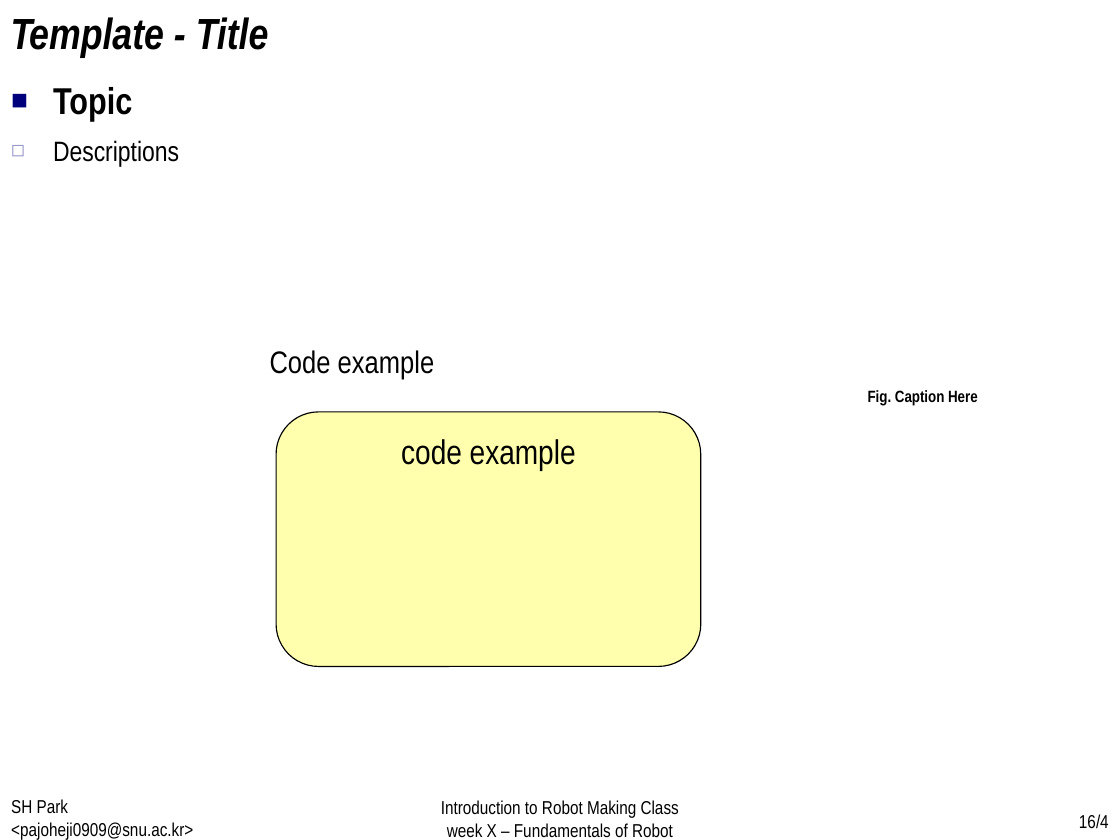
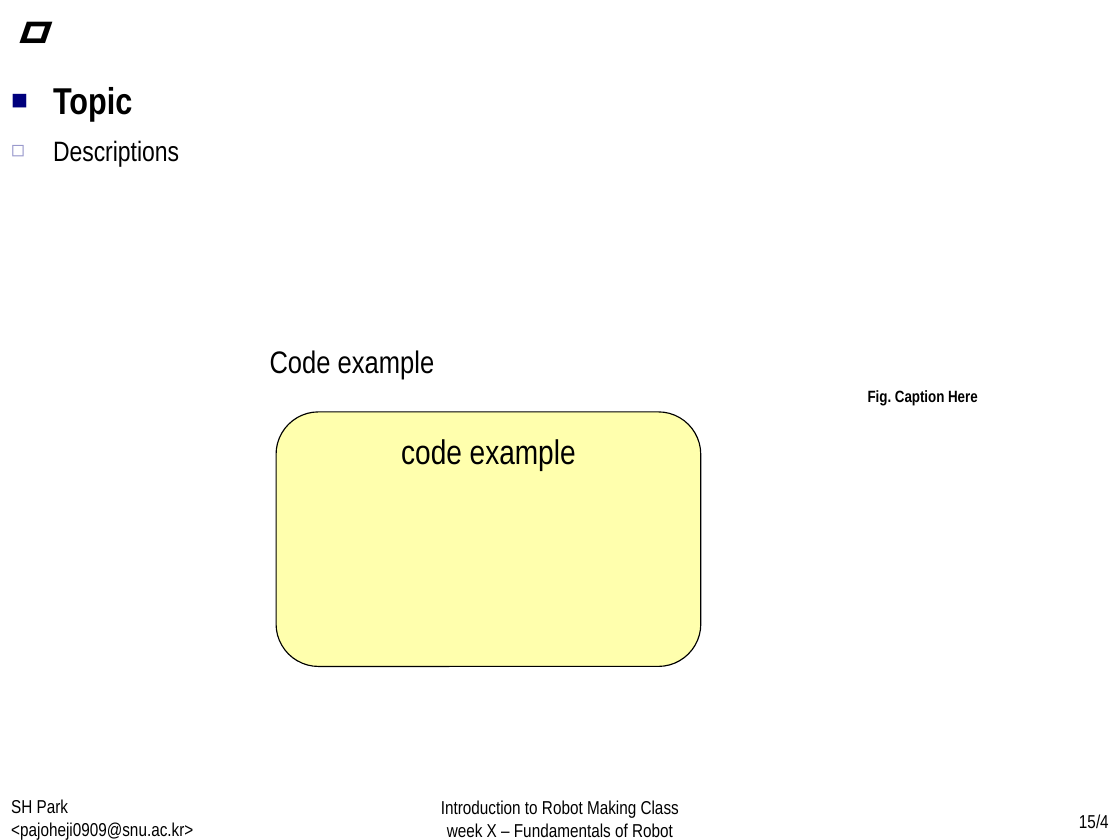
Before and after one commit to WhenTheyCry96/RobotTutorial, a slide deck: slide 15 of PPT/week2.pptx (slide 16 before the commit). Drawn at 1120x840 pixels with LibreOffice and Linux fonts; fonts in the diff are those of the drawing. Boxes give left, top, right and bottom in pixels: in the first picture for what was removed or moved away, otherwise in the second. Text is boxed around its words. In the diff, an @@ line names an element or a change of style, - is before the commit and + after.

```diff
--- a/PPT/week2.pptx
+++ b/PPT/week2.pptx
@@ text at <box>11,21,51,43</box>: text changed; font Arial Narrow to Noto Sans CJK KR @@
-Template - Title
+ㅁ
@@ page number at <box>1079,814,1109,829</box>: text changed @@
-16/4
+15/4
```
Also in this commit, not shown: 11 other slides changed, 1 slide added, 2 slides removed, 2 other files.
